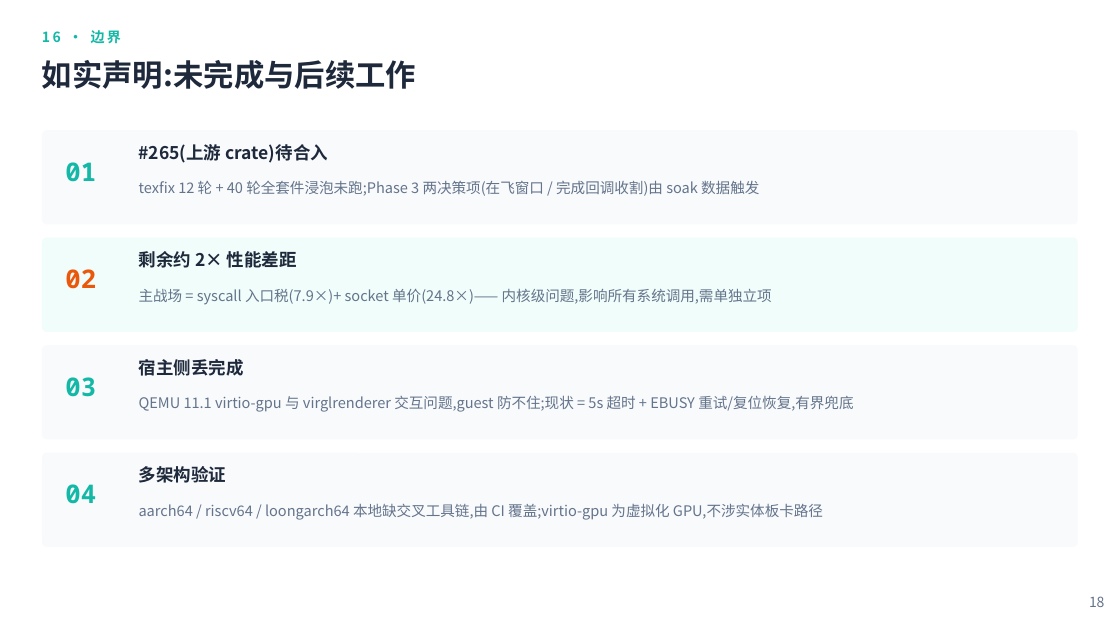
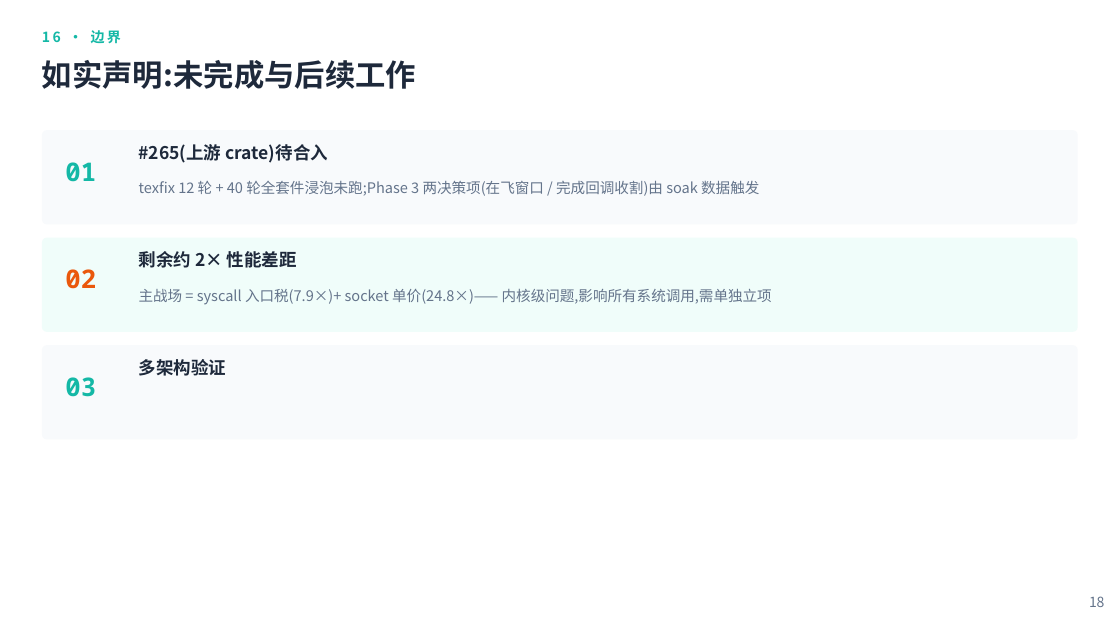
Before and after one commit to zyc107109102/tgoskits, a slide deck: slide 17 of 报告ppt.pptx (slide 18 before the commit). Drawn at 1120x630 pixels with LibreOffice and Linux fonts; fonts in the diff are those of the drawing. Boxes give left, top, right and bottom in pixels: in the first picture for what was removed or moved away, otherwise in the second. Text is boxed around its words. In the diff, an @@ line names an element or a change of style, - is before the commit and + after.

Commit message:
docs: update defense deck and add virgl demo video
替换答辩演示文稿为 10-04 答辩后定稿版(os-internship-defense.pptx):
第 8 页重新聚焦、第 18 页删除宿主侧丢完成表述、第 16 页跨层合同
改为 GPU 用途,与 dev 线 virgl 等待改造(#2557)合入后的终态一致。

在 apps/starry/virgl-test/ 新增 virgl-demo-20261011.mp4 演示视频:
StarryOS virgl-test 上 spicy 远程显示与 glmark2-es2 wayland 实跑,
与既有 virgl-review-20260922.gif 同目录存放。

```diff
--- a/报告ppt.pptx
+++ b/报告ppt.pptx
@@ text "多架构验证": place and size @@
-text "多架构验证" at [139, 466, 226, 483]
+text "多架构验证" at [139, 359, 226, 376]
@@ text removed at [139, 359, 244, 376] @@
-宿主侧丢完成
@@ text removed at [139, 396, 853, 412] @@
-QEMU 11.1 virtio-gpu 与 virglrenderer 交互问题,guest 防不住;现状 = 5s 超时 + EBUSY 重试/复位恢复,有界兜底
@@ rounded rectangle removed at [42, 453, 1078, 547] @@
@@ text removed at [65, 484, 96, 504] @@
-04
@@ text removed at [139, 504, 823, 520] @@
-aarch64 / riscv64 / loongarch64 本地缺交叉工具链,由 CI 覆盖;virtio-gpu 为虚拟化 GPU,不涉实体板卡路径
```
Also in this commit, not shown: 8 other slides changed, 1 slide added, 2 slides removed, 1 other file.
